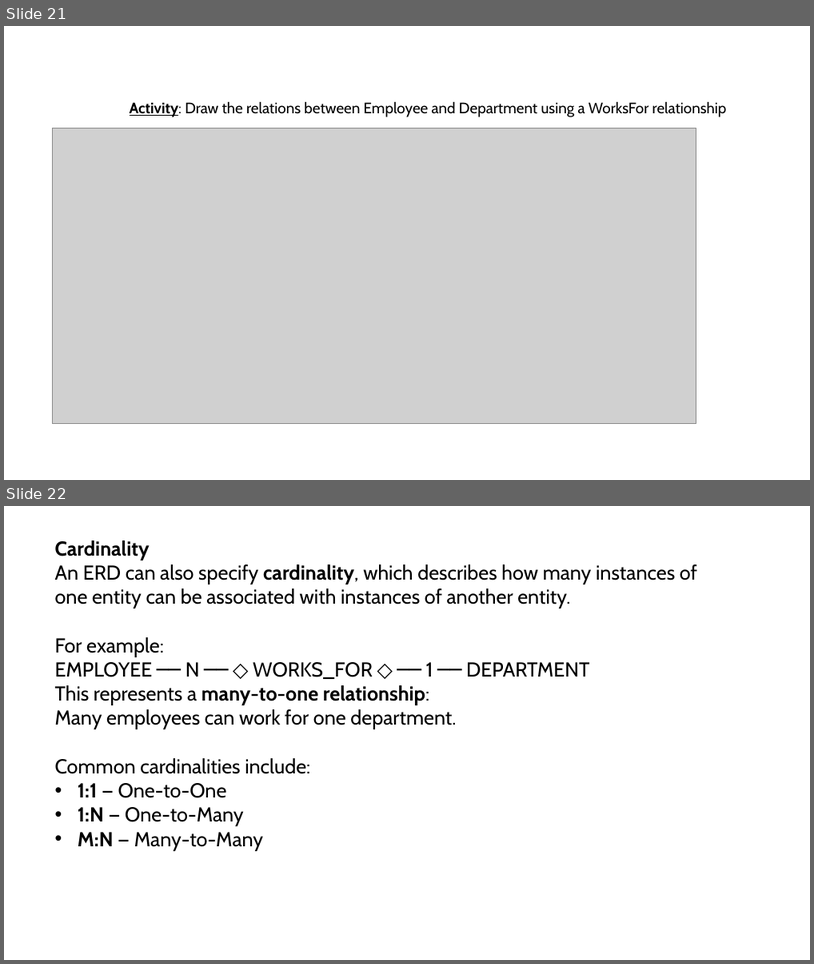
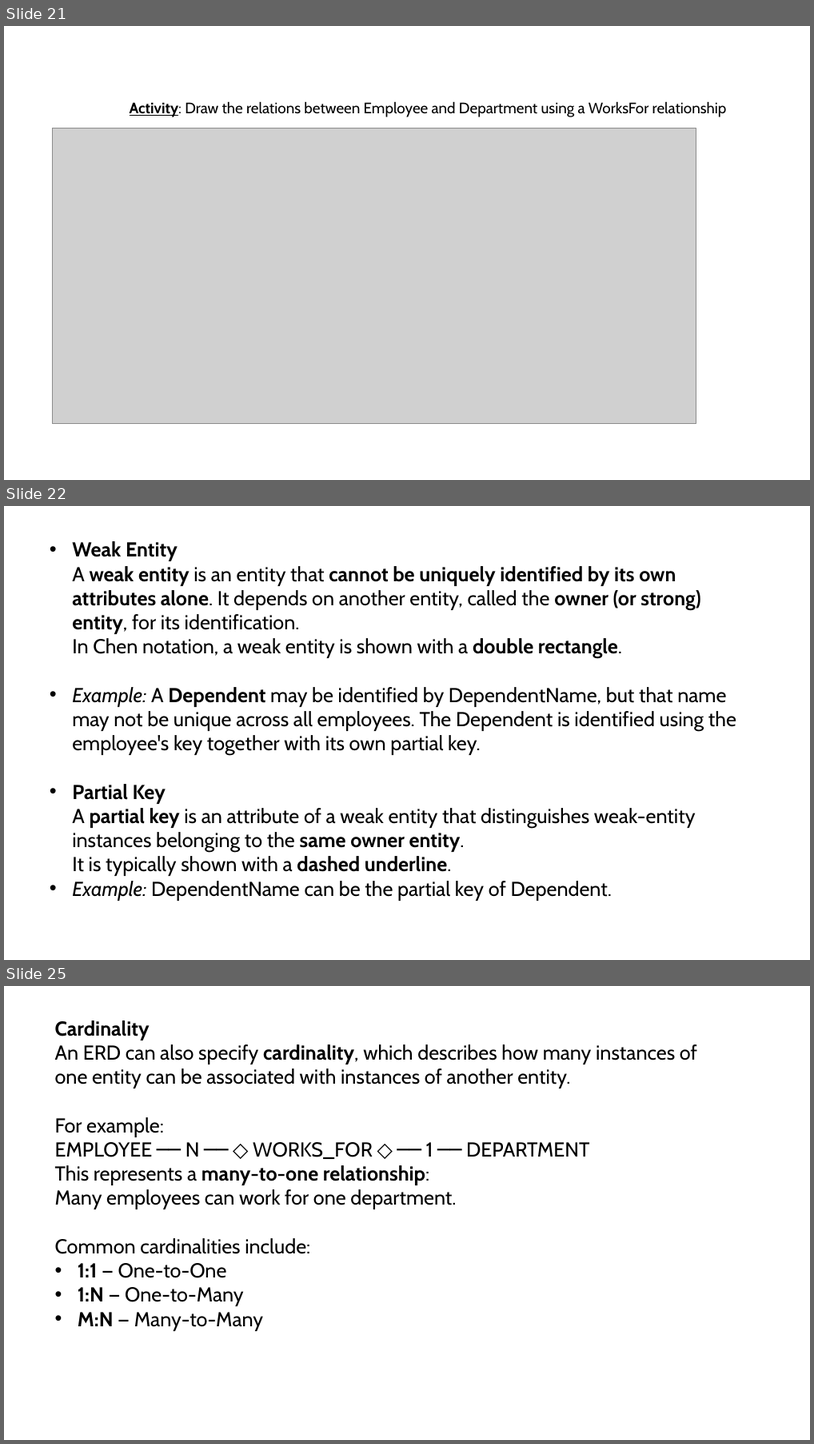
Before and after one commit to joannes630/AU, a slide deck: CSC 4500 GitHub/LESSONS/08 - Entity Relationship Data Model.pptx. Shown one above the other, each under a label of ours: slides 21 and 22 before the commit, slides 21, 22 and 25 after it; the slides between them are not shown. The pictures are 814x964 and 814x1444 pixels, drawn with LibreOffice and Linux fonts; fonts in the diff are those of the drawing; grey boxes stand for pictures. Boxes give left, top, right and bottom in pixels: in the first picture for what was removed or moved away, otherwise in the second. Text is boxed around its words. In the diff, an @@ line names an element or a change of style, - is before the commit and + after.

```diff
--- a/CSC 4500 GitHub/LESSONS/08 - Entity Relationship Data Model.pptx
+++ b/CSC 4500 GitHub/LESSONS/08 - Entity Relationship Data Model.pptx
@@ slide 22 added at box(4, 506, 810, 960), background #FFFFFF @@
@@ text added at box(72, 541, 737, 900), 24 pt, text #000000 @@
+• Weak Entity
+  A weak entity is an entity that cannot be uniquely identified by its own attributes alone. It depends on another entity, called the owner (or strong) entity, for its identification.
+  In Chen notation, a weak entity is shown with a double rectangle.
+• Example: A Dependent may be identified by DependentName, but that name may not be unique across all employees. The Dependent is identified using the employee's key together with its own partial key.
+• Partial Key
+  A partial key is an attribute of a weak entity that distinguishes weak-entity instances belonging to the same owner entity.
+  It is typically shown with a dashed underline.
+• Example: DependentName can be the partial key of Dependent.
@@ what was slide 22 is now slide 25 @@
```
Also in this commit, not shown: 2 other slides added.
